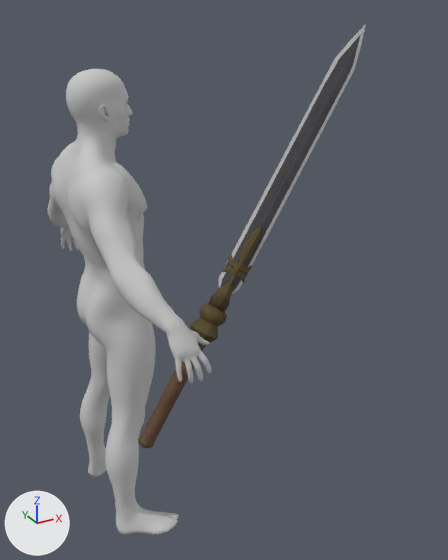
What one commit did to the FBX model Character/Animation/Fbx/Attack/Weapon_7/RootAnim_LR_Weapon_7_Attack_3.FBX.
One viewpoint serves both versions: a 50 mm lens placed at (-0.69, -2.1, 1.99), pointed at (0.43, -0.06, 0.97). The axes (+X, +Y, +Z) are drawn at lower left. The lights are the same throughout. Where no turn or scale is listed for an object, it has been applied to the vertices.

The first picture shows 'Male_Body', 'Male_Foot', 'Male_Hand', 'Male_Head', 'Male_Leg', 'Mesh_Wepaon_7_0_R'.
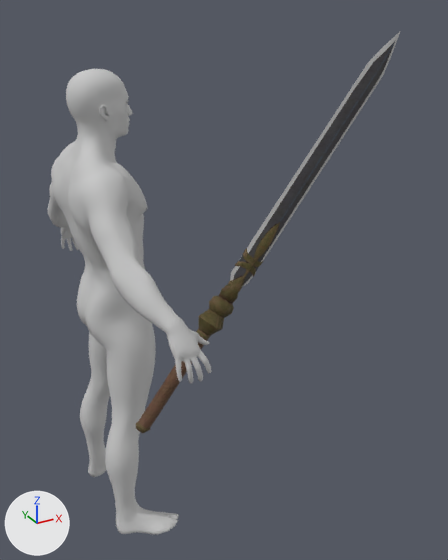
ob_point_take_r is not drawn itself; it is the parent of ob_mesh_wepaon_7_0_r.

Patch to the scene script:
```diff
--- a/Character/Animation/Fbx/Attack/Weapon_7/RootAnim_LR_Weapon_7_Attack_3.FBX.py
+++ b/Character/Animation/Fbx/Attack/Weapon_7/RootAnim_LR_Weapon_7_Attack_3.FBX.py
@@ ob_mesh_wepaon_7_0_r @@
 ob_mesh_wepaon_7_0_r.parent = ob_point_take_r
-ob_mesh_wepaon_7_0_r.location = (16.74, 0.811, 0.925)
+ob_mesh_wepaon_7_0_r.location = (16.92, 0.0, 0.0)
@@ ob_point_take_r @@
 ob_point_take_r = bpy.data.objects.new('Point_Take_R', None)
-ob_point_take_r.location = (0.0408, -0.536, 0.924)
-ob_point_take_r.rotation_euler = (-0.583, -0.972, 0.0975)  # degrees (-33, -56, 5.6)
+ob_point_take_r.location = (0.0548, -0.513, 0.954)
+ob_point_take_r.rotation_euler = (-0.131, -0.905, -0.00906)  # degrees (-7.5, -52, -0.5)
 ob_point_take_r.scale = (0.01, 0.01, 0.01)
```

What differs and where, as boxes [x1, y1, x2, y2] in the pictures (448 x 560 px):
'Mesh_Wepaon_7_0_R', moved, turned: before [138, 24, 366, 448]; after [136, 32, 400, 433]
